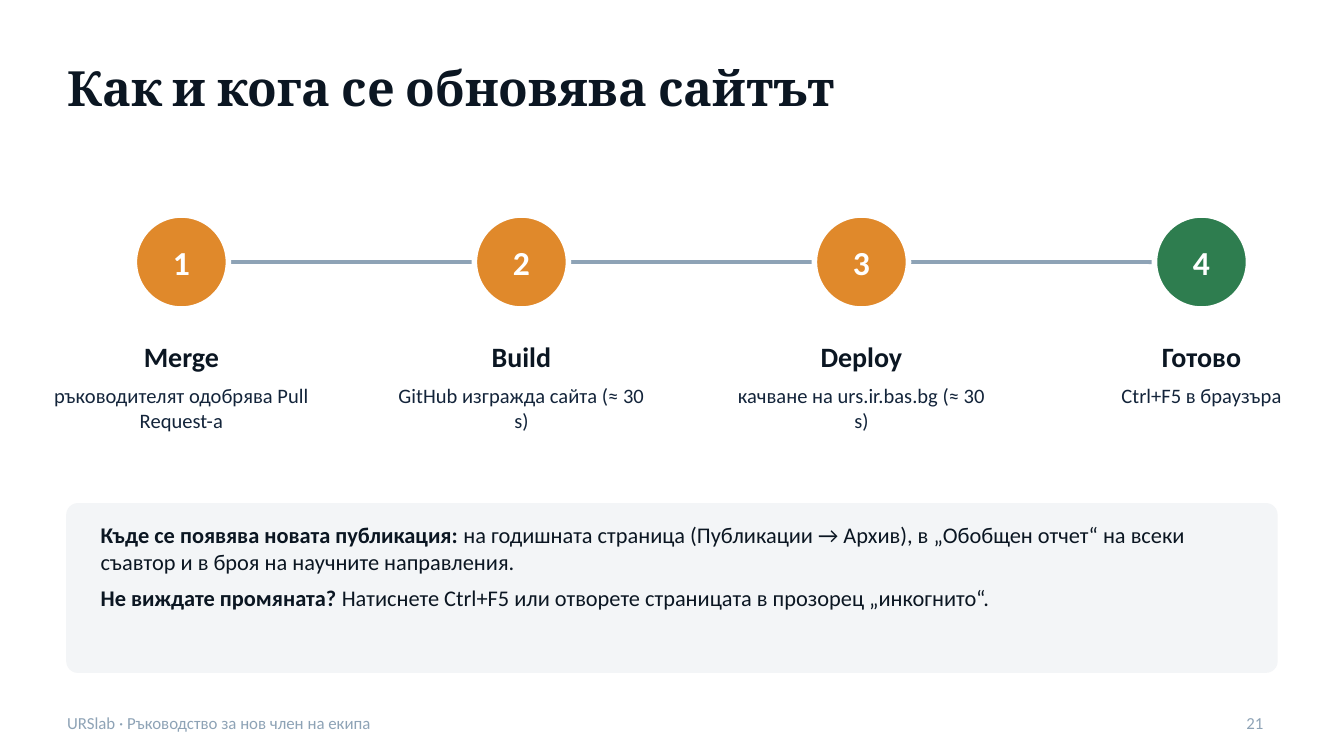
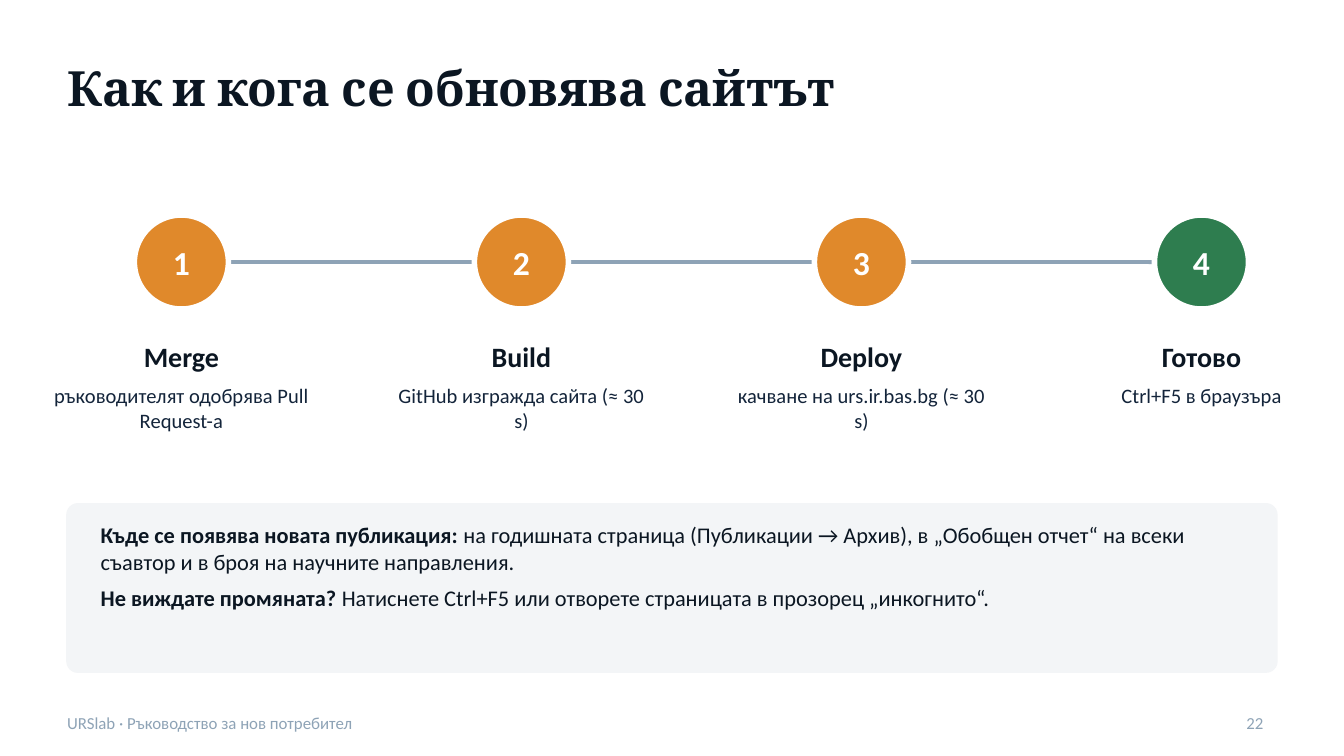
Before and after one commit to urslab-irbas/urslab-site, a slide deck: slide 22 of public/docs/URSlab-rakovodstvo.pptx (slide 21 before the commit). Drawn at 1344x756 pixels with LibreOffice and Linux fonts; fonts in the diff are those of the drawing. Boxes give left, top, right and bottom in pixels: in the first picture for what was removed or moved away, otherwise in the second. Text is boxed around its words. In the diff, an @@ line names an element or a change of style, - is before the commit and + after.

```diff
--- a/public/docs/URSlab-rakovodstvo.pptx
+++ b/public/docs/URSlab-rakovodstvo.pptx
@@ text at bbox=[67, 717, 352, 732]: text changed @@
-URSlab · Ръководство за нов член на екипа
+URSlab · Ръководство за нов потребител
@@ page number at bbox=[1246, 718, 1263, 729]: text changed @@
-21
+22
```
Also in this commit, not shown: 16 other slides changed, 1 slide added, 27 other files.
